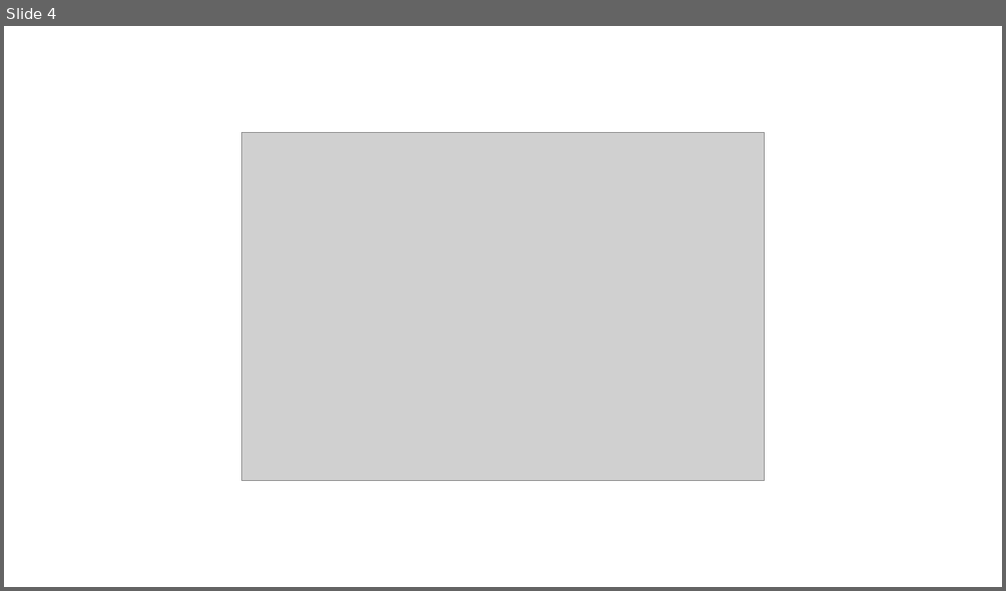
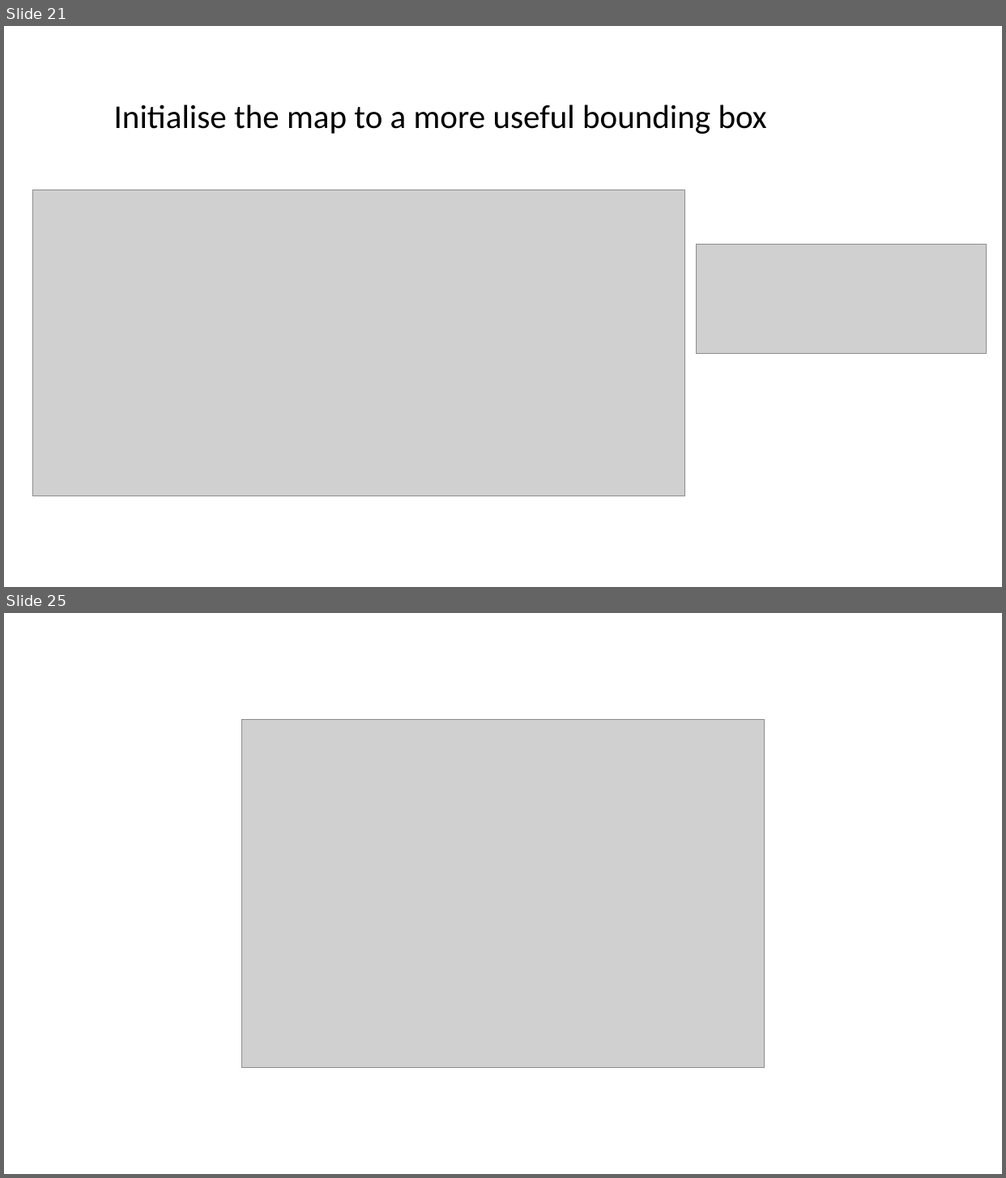
Before and after one commit to DHI/DomainServicesCourse, a slide deck: Presentations/DS-course-4-frontend.pptx. Shown one above the other, each under a label of ours: slide 4 before the commit, slides 21 and 25 after it; the slides between them are not shown. The pictures are 1006x591 and 1006x1178 pixels, drawn with LibreOffice and Linux fonts; fonts in the diff are those of the drawing; grey boxes stand for pictures. Boxes give left, top, right and bottom in pixels: in the first picture for what was removed or moved away, otherwise in the second. Text is boxed around its words. In the diff, an @@ line names an element or a change of style, - is before the commit and + after.

```diff
--- a/Presentations/DS-course-4-frontend.pptx
+++ b/Presentations/DS-course-4-frontend.pptx
@@ slide 21 added at (4,26,1002,587), background #FFFFFF @@
@@ text added at (114,105,767,134), 32 pt, text #000000 @@
+Initialise the map to a more useful bounding box
@@ picture added at (32,190,684,497) @@
@@ picture added at (697,245,987,354) @@
@@ what was slide 4 is now slide 25 @@
```
Also in this commit, not shown: 1 slide changed, 20 other slides added, 11 slides removed, 6 other files.
